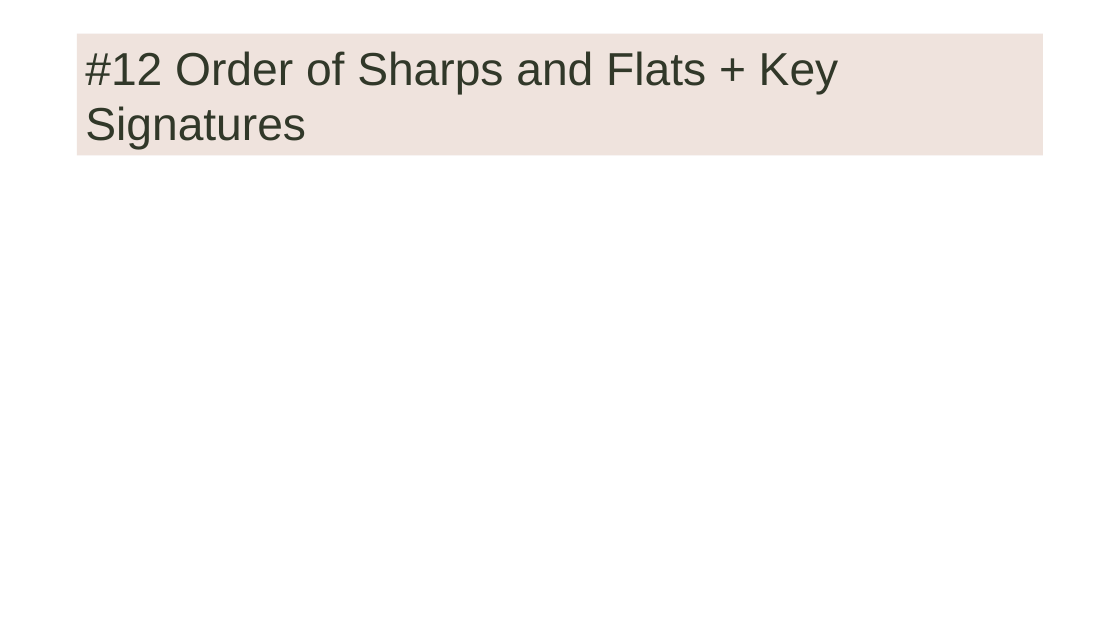
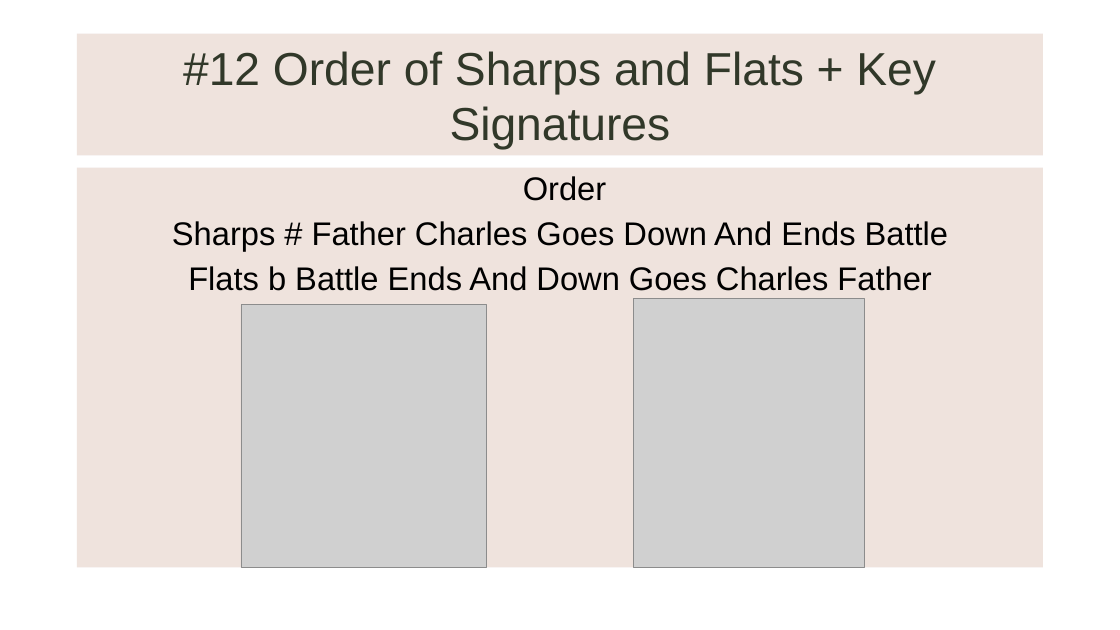
Before and after one commit to KnowledgeMavens/Science-Tech, a slide deck: slide 9 of Music Theory 02-17-18/Music Theory 02-17-18.pptx. Drawn at 1120x630 pixels with LibreOffice and Linux fonts; fonts in the diff are those of the drawing; grey boxes stand for pictures; background and template pictures are left out. Boxes give left, top, right and bottom in pixels: in the first picture for what was removed or moved away, otherwise in the second. Text is boxed around its words. In the diff, an @@ line names an element or a change of style, - is before the commit and + after.

```diff
--- a/Music Theory 02-17-18/Music Theory 02-17-18.pptx
+++ b/Music Theory 02-17-18/Music Theory 02-17-18.pptx
@@ title "#12 Order of Sharps and ..." at bbox=[77, 34, 1044, 155]: alignment left to centre @@
@@ text added at bbox=[77, 168, 1044, 568], fill #EBDCD5 at 80% opacity, 28 pt, text #000000 @@
+Order
+Sharps # Father Charles Goes Down And Ends Battle
+Flats b Battle Ends And Down Goes Charles Father
@@ picture added at bbox=[634, 299, 865, 568] @@
@@ picture added at bbox=[241, 305, 486, 568] @@
```
Also in this commit, not shown: 16 other slides changed, 2 slides added, 2 slides removed, 1 other file.
